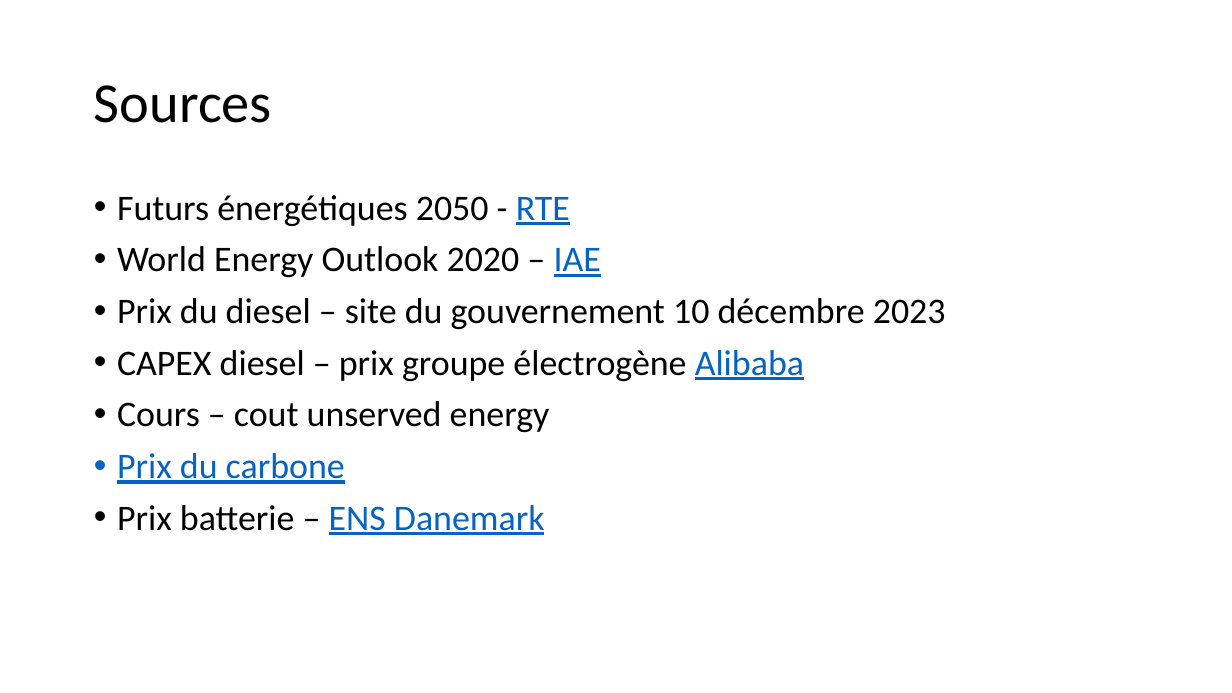
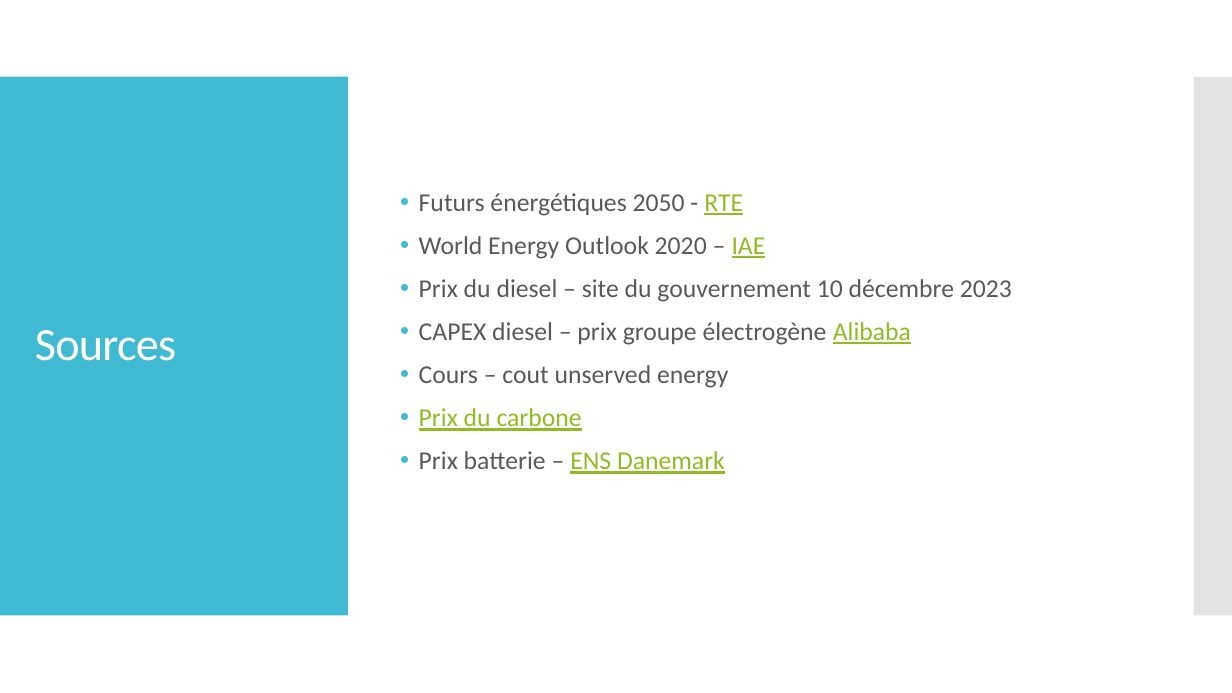
Before and after one commit to cledat/Projet-EA314, a slide deck: slide 11 of rapport.pptx (slide 14 before the commit). Drawn at 1232x693 pixels with LibreOffice and Linux fonts; fonts in the diff are those of the drawing. Boxes give left, top, right and bottom in pixels: in the first picture for what was removed or moved away, otherwise in the second. Text is boxed around its words. In the diff, an @@ line names an element or a change of style, - is before the commit and + after.

```diff
--- a/rapport.pptx
+++ b/rapport.pptx
@@ rectangle added at [0, 77, 348, 616], fill #40BAD2 @@
@@ text "Futurs énergétiques 2050 - RTE": place and size @@
-text "Futurs énergétiques 2050 - RTE" at [117, 195, 946, 535]
+text "Futurs énergétiques 2050 - RTE" at [419, 193, 1012, 474]
@@ text "Futurs énergétiques 2050 - RTE" at [419, 193, 1012, 474]: size 28 to 20 pt; text colour #000000 to #595959 in "Futurs énergétiques 2050 -", "World Energy Outlook 2020 –", "Prix du diesel – site du gouvernement ...", "CAPEX diesel – prix groupe électrogène" and 2 more places; text colour #0563C1 to #90BB23 in "RTE", "IAE", "Alibaba", "Prix du carbone" and 1 more places; indent changed; more space between paragraphs; vertical alignment top to middle @@
@@ rectangle added at [1194, 77, 1232, 616], fill #C8C8C8 at 50% opacity @@
@@ title "Sources": place and size @@
-title "Sources" at [94, 85, 272, 123]
+title "Sources" at [35, 330, 176, 361]
@@ title "Sources" at [35, 330, 176, 361]: size 44 to 36 pt, text colour #000000 to #FFFFFF, letter spacing 0 to -0.6 pt @@
```
Also in this commit, not shown: 16 other slides changed, 3 slides removed, 1 other file.
